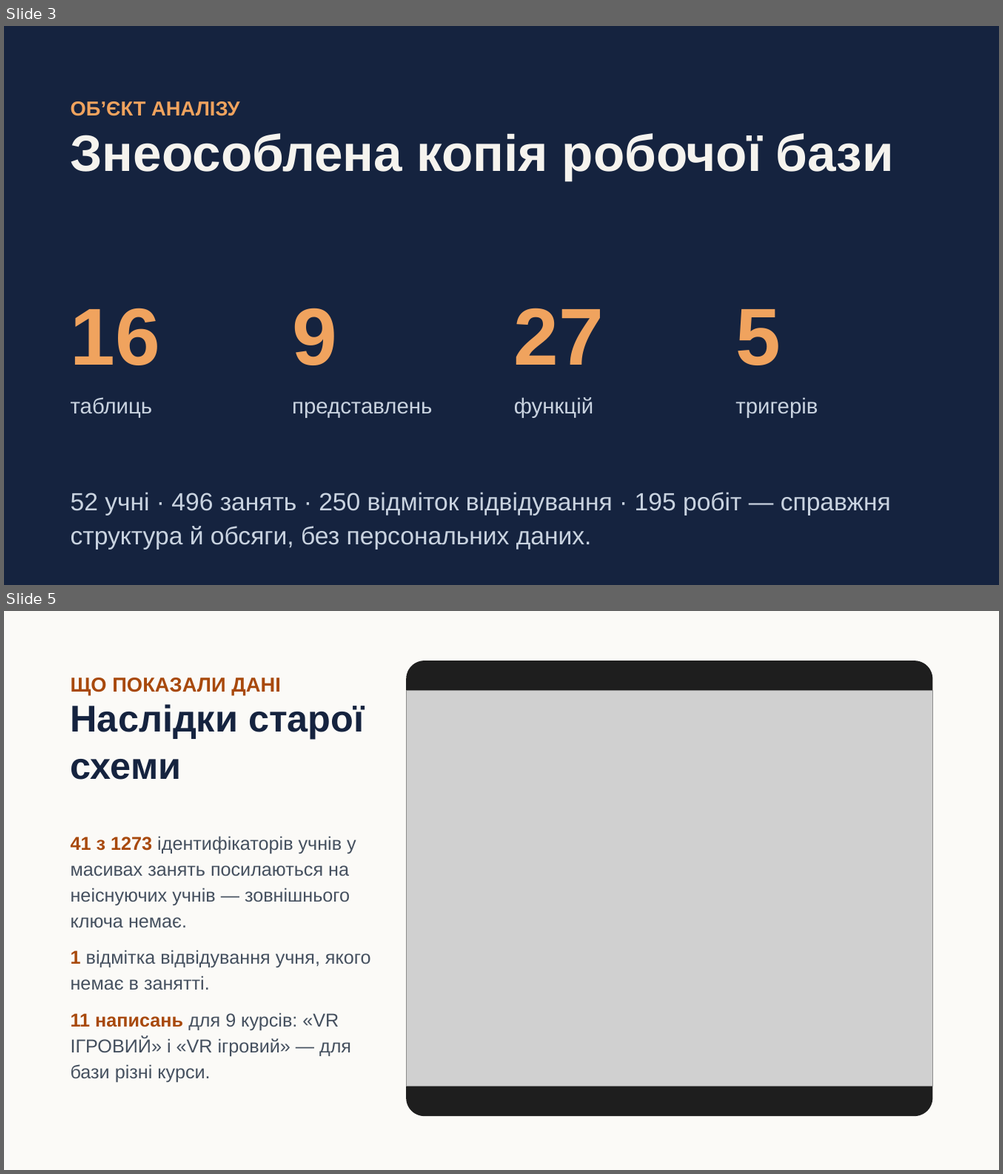
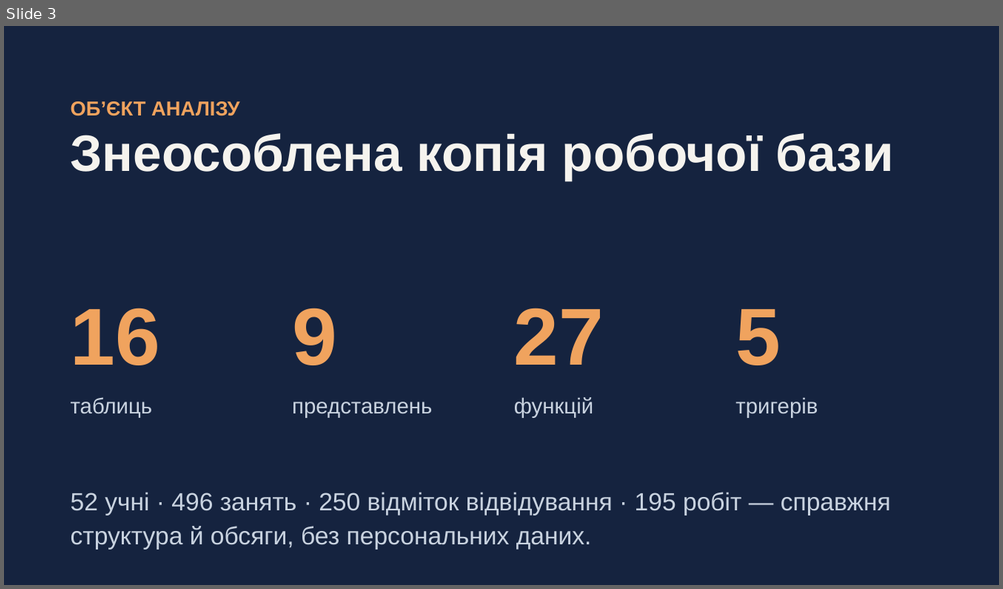
Before and after one commit to ut2ucn-dev/ut2ucn-dev.github.io, a slide deck: docs/db-labs/Презентація_ЛР1.pptx. Shown one above the other, each under a label of ours: slides 3 and 5 before the commit, slide 3 after it; the slides between them are not shown. The pictures are 1003x1174 and 1003x589 pixels, drawn with LibreOffice and Linux fonts; fonts in the diff are those of the drawing; grey boxes stand for pictures. Boxes give left, top, right and bottom in pixels: in the first picture for what was removed or moved away, otherwise in the second. Text is boxed around its words. In the diff, an @@ line names an element or a change of style, - is before the commit and + after.

```diff
--- a/docs/db-labs/Презентація_ЛР1.pptx
+++ b/docs/db-labs/Презентація_ЛР1.pptx
@@ slide 5 removed at [4,611,999,1170], background #FBFAF7 @@
@@ rounded rectangle removed at [406,661,933,1117] @@
@@ text removed at [71,678,281,695] @@
-ЩО ПОКАЗАЛИ ДАНІ
@@ picture removed at [406,691,933,1087] @@
@@ text removed at [71,704,364,780] @@
-Наслідки старої схеми
@@ text removed at [71,836,371,1082] @@
-41 з 1273 ідентифікаторів учнів у масивах занять посилаються на неіснуючих учнів — зовнішнього ключа немає.
-1 відмітка відвідування учня, якого немає в занятті.
-11 написань для 9 курсів: «VR ІГРОВИЙ» і «VR ігровий» — для бази різні курси.
```
Also in this commit, not shown: 8 slides changed, 2 slides added, 1 other slide removed, 5 other files.
